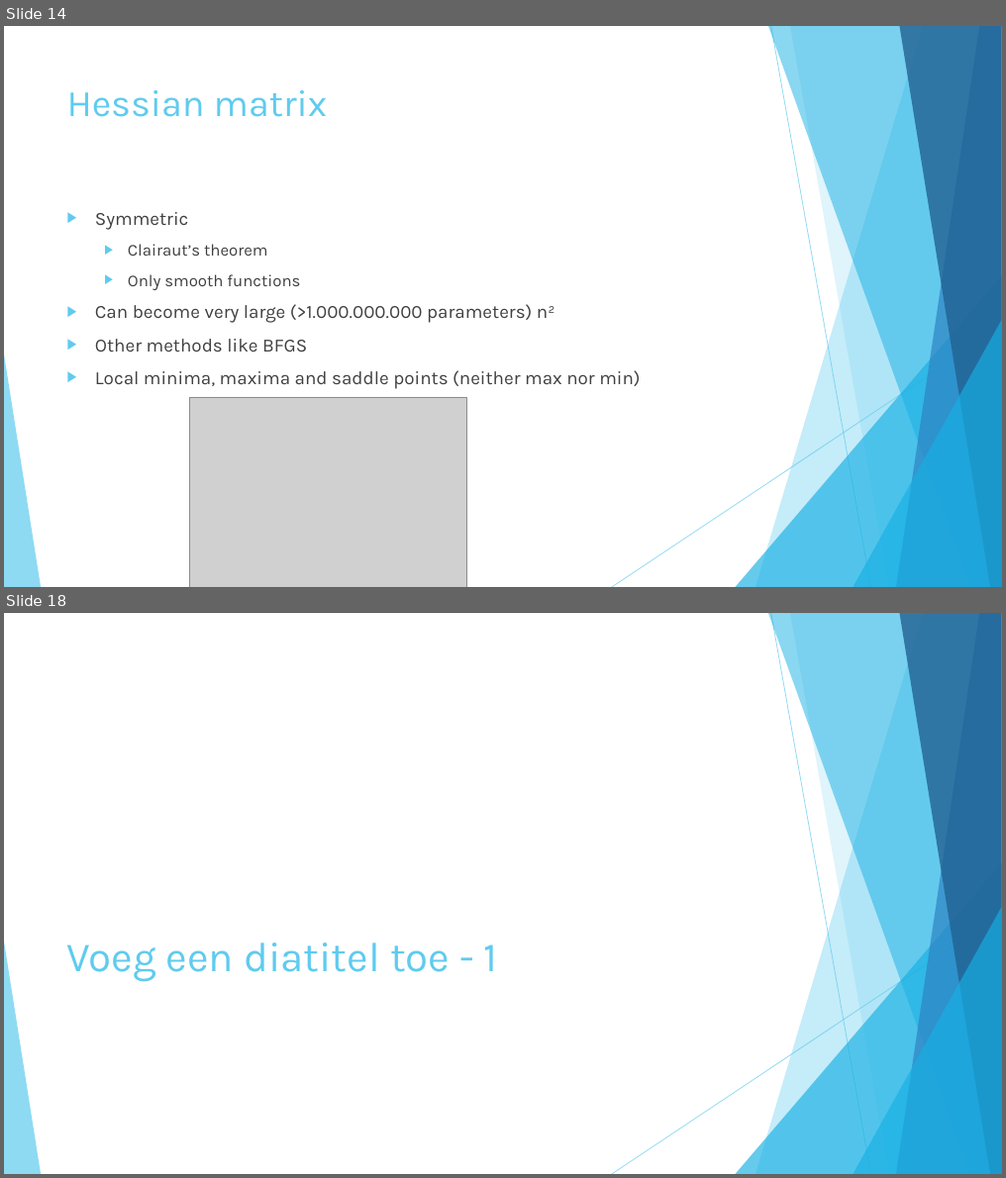
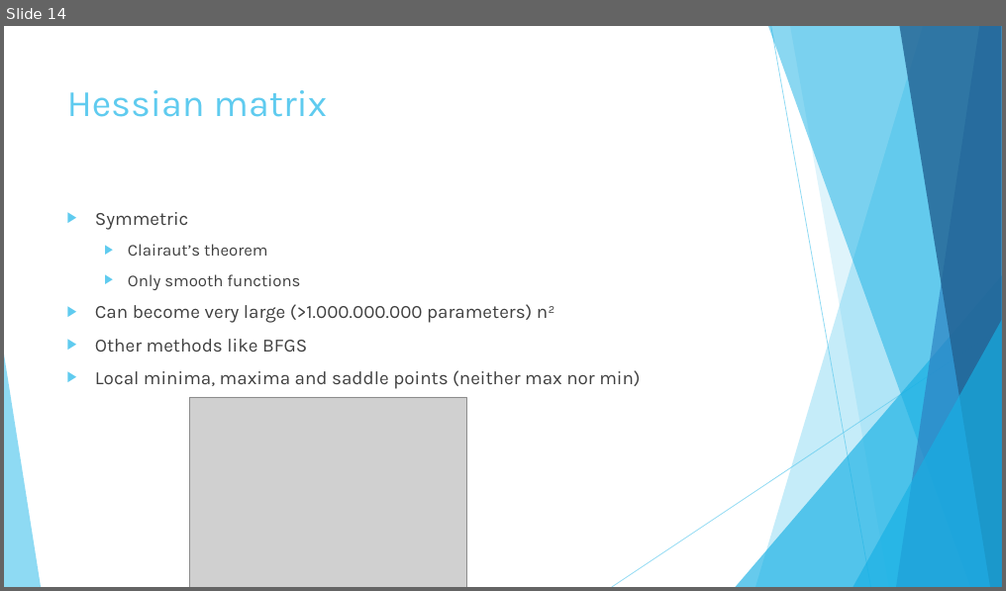
Before and after one commit to johnstegink/ReportAI2025, a slide deck: Presentatie.pptx. Shown one above the other, each under a label of ours: slides 14 and 18 before the commit, slide 14 after it; the slides between them are not shown. The pictures are 1006x1178 and 1006x591 pixels, drawn with LibreOffice and Linux fonts; fonts in the diff are those of the drawing; grey boxes stand for pictures. Boxes give left, top, right and bottom in pixels: in the first picture for what was removed or moved away, otherwise in the second. Text is boxed around its words. In the diff, an @@ line names an element or a change of style, - is before the commit and + after.

```diff
--- a/Presentatie.pptx
+++ b/Presentatie.pptx
@@ slide 18 removed at <box>4,613,1002,1174</box>, background #FFFFFF; not listed: 10 template elements that a slide beside it also shows @@
@@ title removed at <box>67,943,498,982</box> @@
-Voeg een diatitel toe - 1
```
Also in this commit, not shown: 11 slides added, 8 other slides removed, 2 other files.
